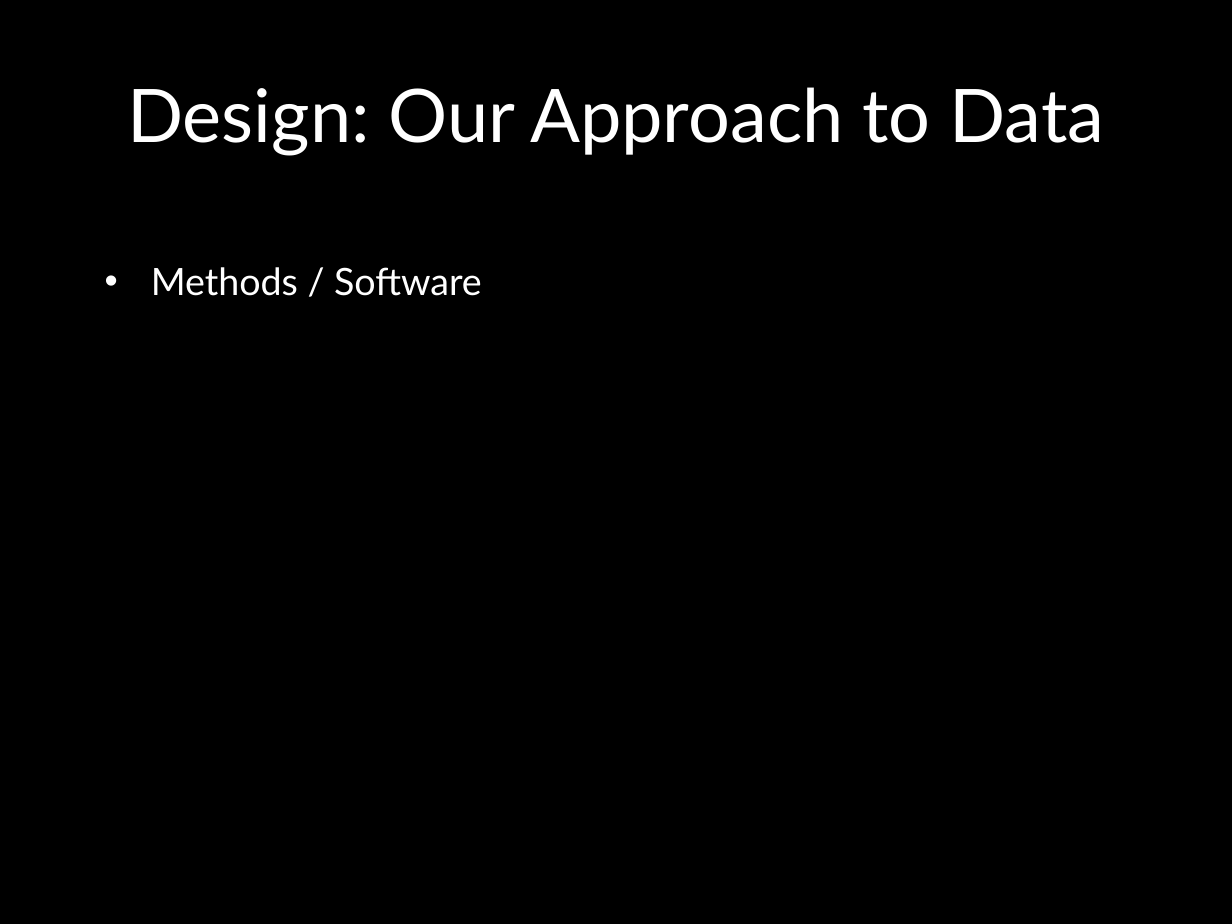
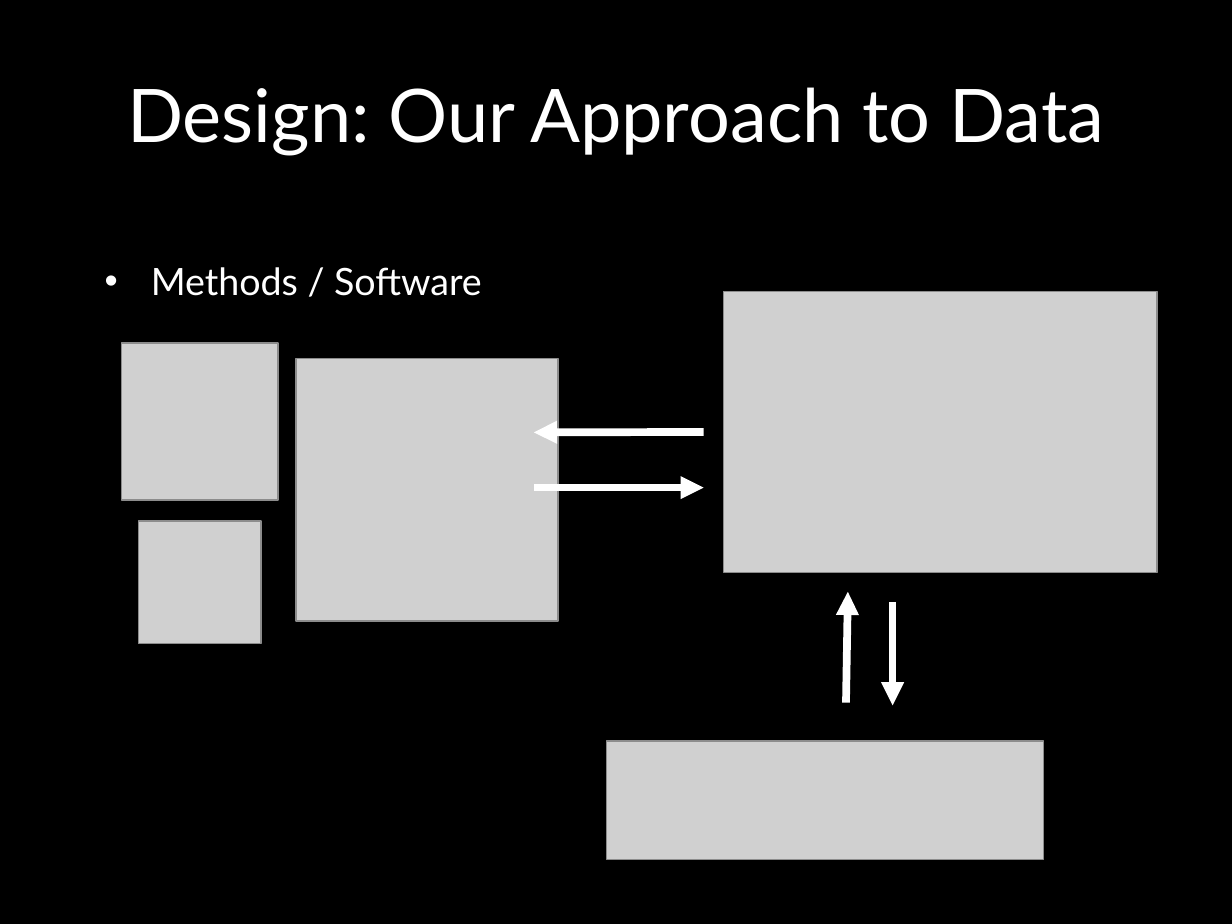
Before and after one commit to holtskinner/CS4320-FinalProject, a slide deck: slide 6 of FinalPresentationTemplate.pptx. Drawn at 1232x924 pixels with LibreOffice and Linux fonts; fonts in the diff are those of the drawing; grey boxes stand for pictures; background and template pictures are left out. Boxes give left, top, right and bottom in pixels: in the first picture for what was removed or moved away, otherwise in the second. Text is boxed around its words. In the diff, an @@ line names an element or a change of style, - is before the commit and + after.

```diff
--- a/FinalPresentationTemplate.pptx
+++ b/FinalPresentationTemplate.pptx
@@ picture added at [724,291,1158,573] @@
@@ picture added at [121,344,277,500] @@
@@ picture added at [296,359,558,621] @@
@@ arrow added from (703, 432) to (533, 432), #FFFFFF 4.5 pt @@
@@ arrow added from (533, 488) to (703, 488), #FFFFFF 4.5 pt @@
@@ picture added at [138,521,261,644] @@
@@ arrow added from (846, 702) to (848, 591), #FFFFFF 4.5 pt @@
@@ arrow added from (893, 601) to (893, 705), #FFFFFF 4.5 pt @@
@@ picture added at [606,742,1044,860] @@
```
Also in this commit, not shown: 5 other slides changed, 1 slide added.
